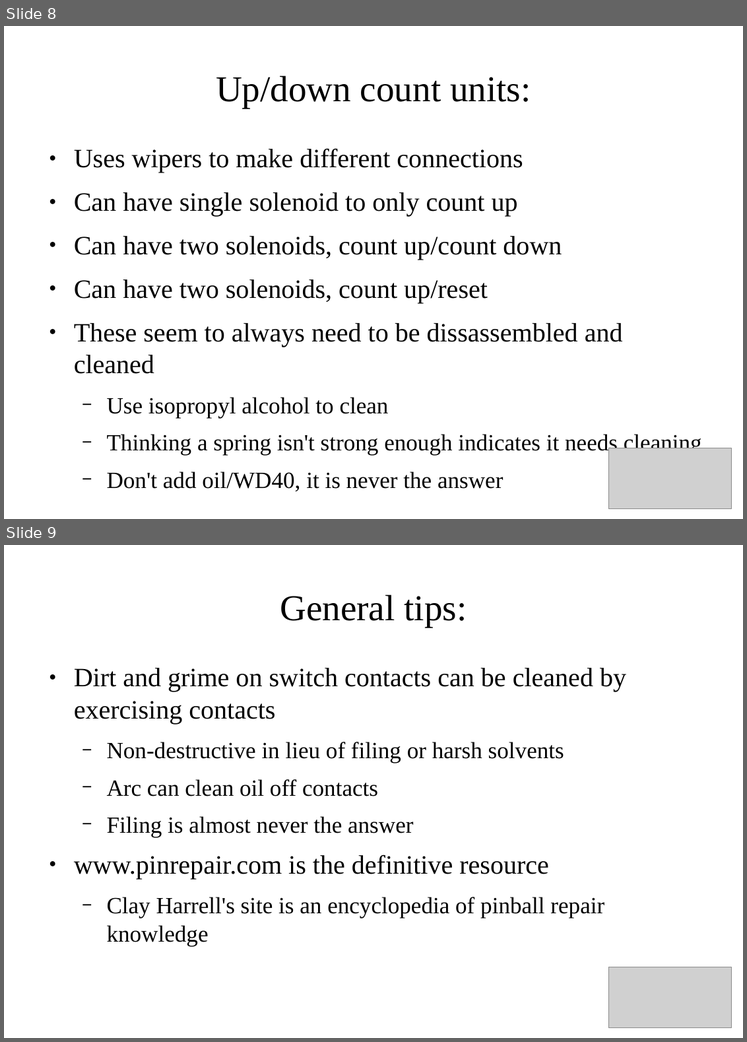
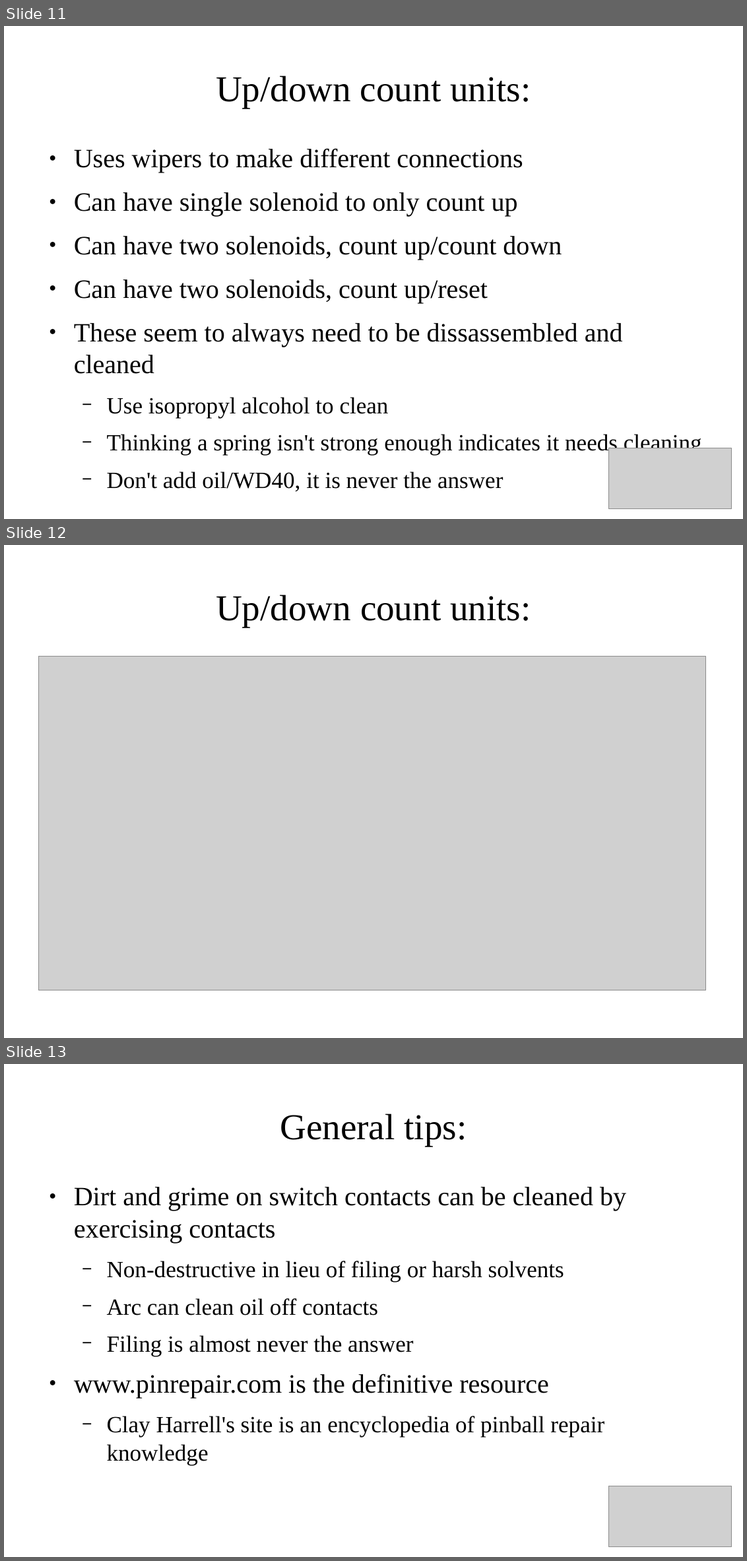
Before and after one commit to krayon/pinball-OPP, a slide deck: Docs/MusingsPresentation.odp. Shown one above the other, each under a label of ours: slides 8 and 9 before the commit, slides 11, 12 and 13 after it. The pictures are 747x1042 and 747x1561 pixels, drawn with LibreOffice and Linux fonts; fonts in the diff are those of the drawing; grey boxes stand for pictures. Boxes give left, top, right and bottom in pixels: in the first picture for what was removed or moved away, otherwise in the second. Text is boxed around its words. In the diff, an @@ line names an element or a change of style, - is before the commit and + after.

Commit message:
Updated slides for Pintastic 2017 talk.  Added pictures.  Grab the slides, now if interested Todd!

```diff
--- a/Docs/MusingsPresentation.odp
+++ b/Docs/MusingsPresentation.odp
@@ slide 12 added at <box>4,545,743,1038</box>, background #FFFFFF @@
@@ title added at <box>216,595,531,627</box>, 37.7 pt, text #000000 @@
+Up/down count units:
@@ picture added at <box>39,657,706,990</box> @@
@@ what was slide 8 is now slide 11 @@
@@ what was slide 9 is now slide 13 @@
```
Also in this commit, not shown: 10 other slides added, 1 other file.
